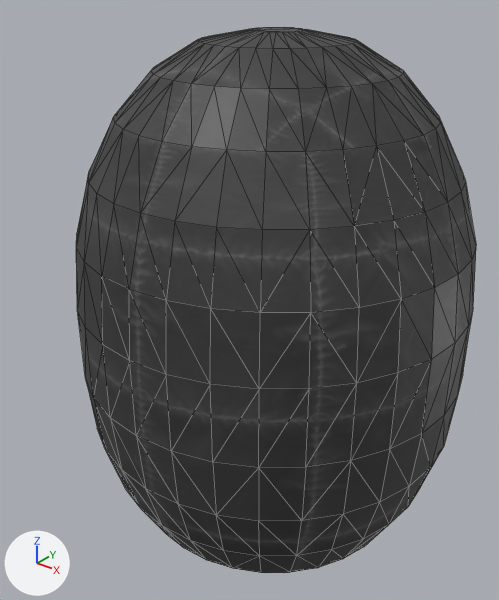
Two versions of the OBJ model assets/bean.obj, one commit apart.
The view is the same before and after, from a camera (50 mm lens) standing at (0.684, -0.925, 0.591) and looking at (-0.042, -0.016, 0.028). The axes (+X, +Y, +Z) are drawn at lower left. The lights are the same throughout. Mesh edges are drawn as thin lines. Where no turn or scale is listed for an object, it has been applied to the vertices.
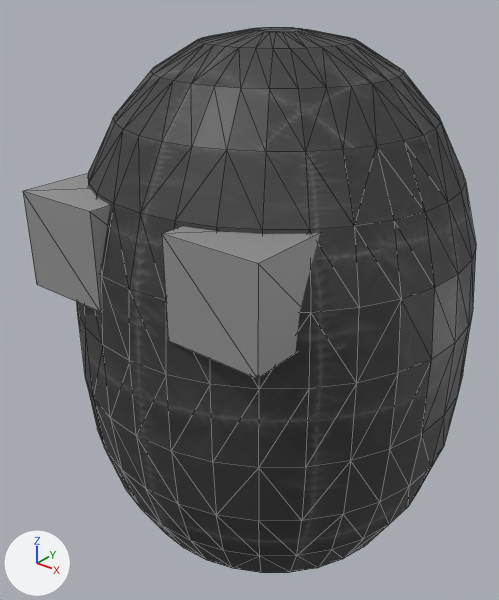
The change, as a list of edits to the scene's bpy script:
```text
Add img_rocks_png:
    img_rocks_png = load_image('rocks.png', 'rocks.png', 64, 64, 'sRGB')
Add mat_material:
    mat_material = principled_material('Material')
    mat_material.texture = img_rocks_png
Add me_cube_001:
    me_cube_001.from_pydata(...)  # a box spanning x -0.229..-0.071, y -0.339..-0.181, z 0.121..0.279
    me_cube_001.materials.append(mat_material)  # picture img_rocks_png
Add me_cube:
    me_cube.from_pydata(...)  # a box spanning x 0.071..0.229, y -0.339..-0.181, z 0.121..0.279
    me_cube.materials.append(mat_material)  # picture img_rocks_png
Add ob_cube_001:
    ob_cube_001 = bpy.data.objects.new('Cube.001', me_cube_001)
    ob_cube_001.location = (0.0, 0.0, 0.0)
Add ob_cube:
    ob_cube = bpy.data.objects.new('Cube', me_cube)
    ob_cube.location = (0.0, 0.0, 0.0)
```

Pixel boxes (x1, y1, x2, y2) of what changed, in the pictures (499 x 600 px):
'Cube', added
    after: (162, 226, 320, 379)
'Cube.001', added
    after: (23, 174, 110, 312)
